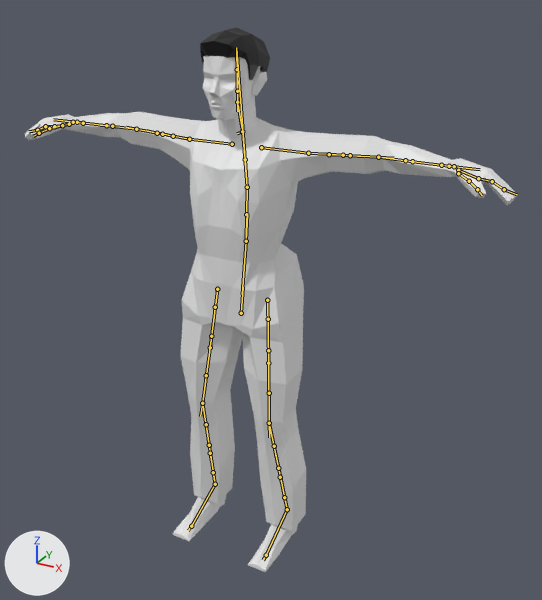
Two versions of the Blender file Model/char_origin.blend, one commit apart.
Rendered twice from a camera (50 mm lens) standing at (1.208, -1.963, 1.963) and looking at (0.086, 0.078, 0.942). The axes (+X, +Y, +Z) are drawn at lower left. The lights are the same throughout. The bones that bend it are drawn over the model as lines.
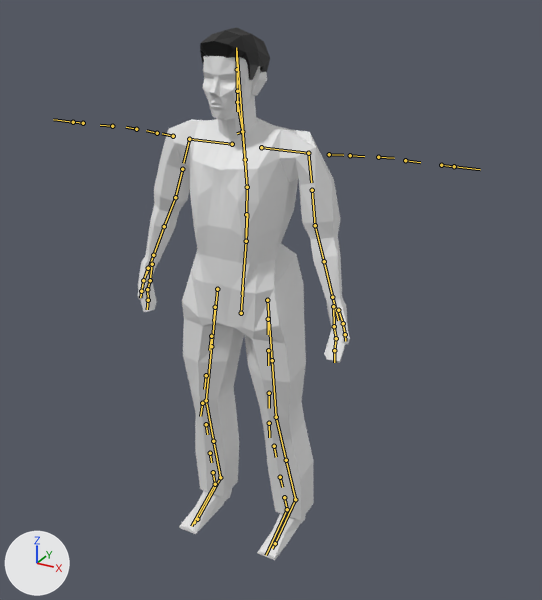
The newer file adds an action. The first version stands in its rest pose; the second is drawn at frame 1 of the action 'idle'.

The change, as a diff of the scene's bpy script:
```diff
--- a/Model/char_origin.blend.py
+++ b/Model/char_origin.blend.py
@@ bone_c_arm_fk_l @@
 bone_c_arm_fk_l = bpy.data.objects['rig'].pose.bones['c_arm_fk.l']  # child of 'c_spine_02.x'
-bone_c_arm_fk_l.rotation_euler = (0.0, 0.0, 0.0)  # degrees (0, 0, 0)
+bone_c_arm_fk_l.rotation_euler = (1.606, -0.157, -1.134)  # degrees (92, -9, -65)
@@ bone_c_arm_fk_r @@
 bone_c_arm_fk_r = bpy.data.objects['rig'].pose.bones['c_arm_fk.r']  # child of 'c_spine_02.x'
-bone_c_arm_fk_r.rotation_euler = (0.0, 0.0, 0.0)  # degrees (0, 0, 0)
+bone_c_arm_fk_r.rotation_euler = (1.274, -0.0349, -0.0175)  # degrees (73, -2, -1)
@@ bone_c_foot_ik_r @@
 bone_c_foot_ik_r = bpy.data.objects['rig'].pose.bones['c_foot_ik.r']
-bone_c_foot_ik_r.location = (0.0, 0.0, 0.0)
+bone_c_foot_ik_r.location = (-0.001, -0.042, -0.002)
@@ bone_c_foot_ik_l @@
 bone_c_foot_ik_l = bpy.data.objects['rig'].pose.bones['c_foot_ik.l']
-bone_c_foot_ik_l.location = (0.0, 0.0, 0.0)
+bone_c_foot_ik_l.location = (0.001, -0.068, 0.0)
```

Pixel boxes [x1, y1, x2, y2] of what changed, in the pictures (542 x 600 px):
'Plane', posed (57% narrower)
    before: [25, 55, 518, 572]
    after: [138, 55, 350, 560]
